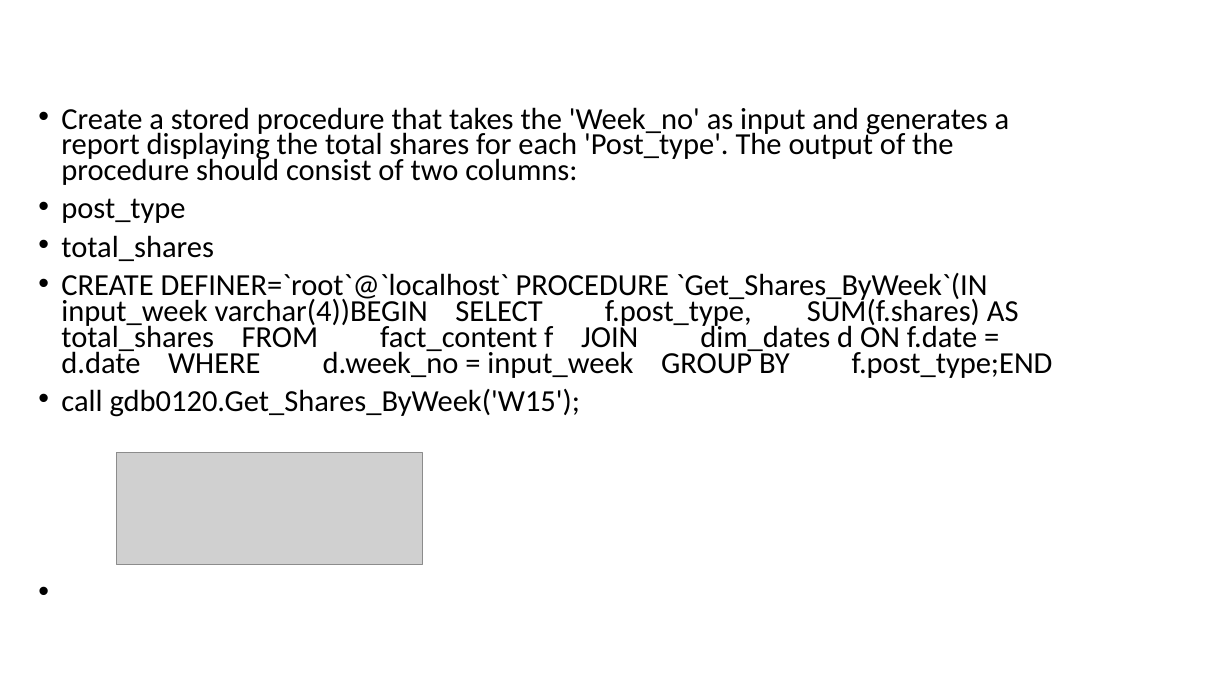
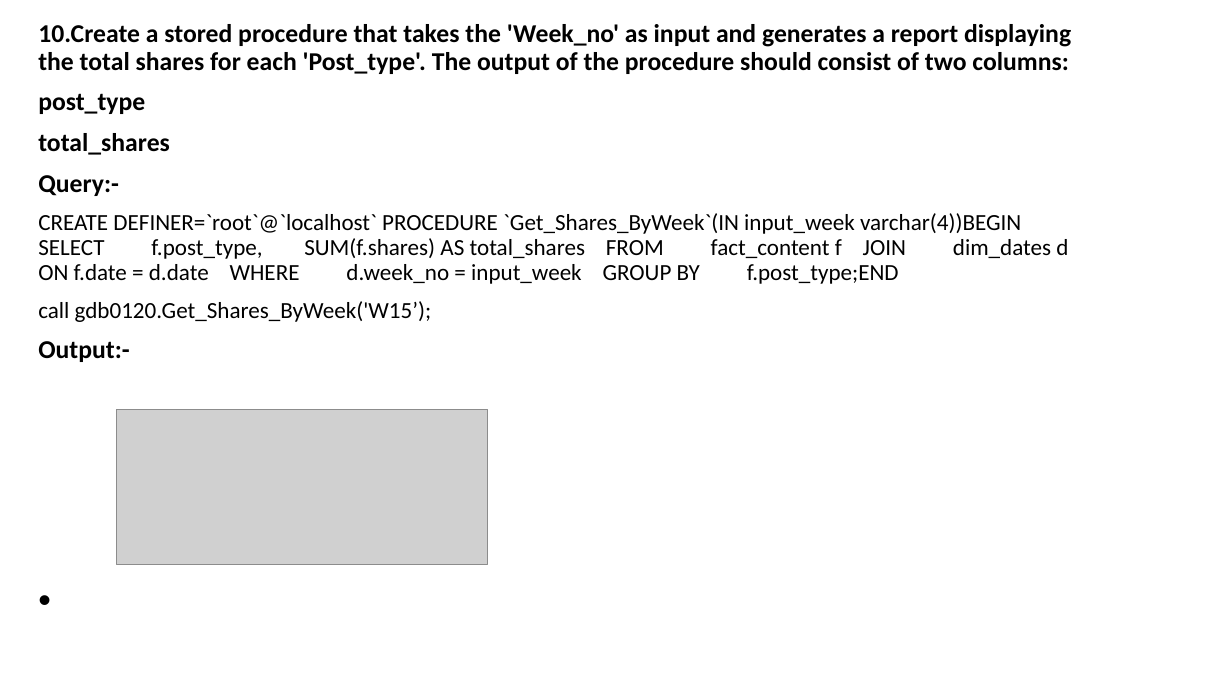
Before and after one commit to Viraj0212/Tech-Instagram-Influencer-Analysis, a slide deck: slide 12 of Tech Instagram Influencer Analysis.pptx (slide 11 before the commit). Drawn at 1232x693 pixels with LibreOffice and Linux fonts; fonts in the diff are those of the drawing; grey boxes stand for pictures. Boxes give left, top, right and bottom in pixels: in the first picture for what was removed or moved away, otherwise in the second. Text is boxed around its words. In the diff, an @@ line names an element or a change of style, - is before the commit and + after.

```diff
--- a/Tech Instagram Influencer Analysis.pptx
+++ b/Tech Instagram Influencer Analysis.pptx
@@ text at [38, 24, 1071, 74]: text changed; size 23.8 to 20 pt; bold on @@
-• Create a stored procedure that takes the 'Week_no' as input and generates a report displaying the total shares for each 'Post_type'. The output of the procedure should consist of two columns:
+10.Create a stored procedure that takes the 'Week_no' as input and generates a report displaying the total shares for each 'Post_type'. The output of the procedure should consist of two columns:
@@ text at [38, 93, 1068, 284]: size 23.8 to 20 pt, bold on in "post_type", "total_shares"; size 23.8 to 18 pt in "CREATE DEFINER=`root`@`localhost` PROCEDURE `Get_Shares_ByWe ..."; bullet • to none; line spacing 0.7 to 0.9 @@
@@ text at [38, 175, 119, 196]: paragraph added @@
+Query:-
@@ text at [38, 301, 432, 362]: text changed; size 23.8 to 18 pt @@
-• call gdb0120.Get_Shares_ByWeek('W15');
+call gdb0120.Get_Shares_ByWeek('W15’);
+Output:-
@@ picture: place and size @@
-picture at [116, 453, 422, 565]
+picture at [116, 409, 488, 565]
```
Also in this commit, not shown: 9 other slides changed, 2 slides added, 1 slide removed.
